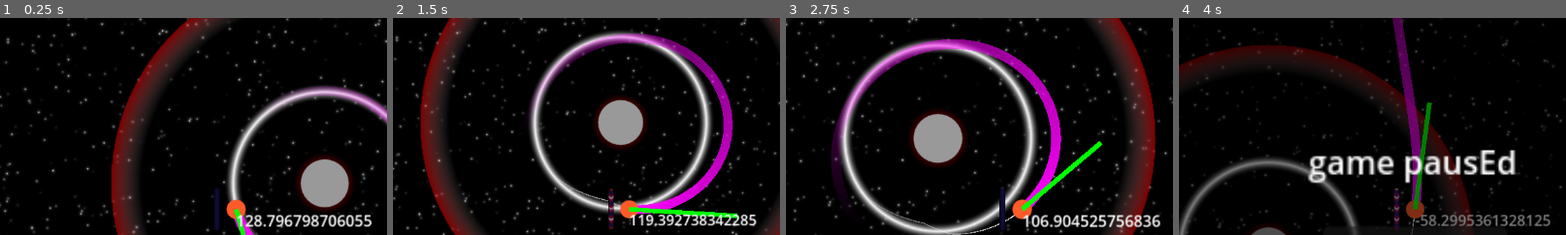
Above: before the commit, frames 1-4 (left to right).
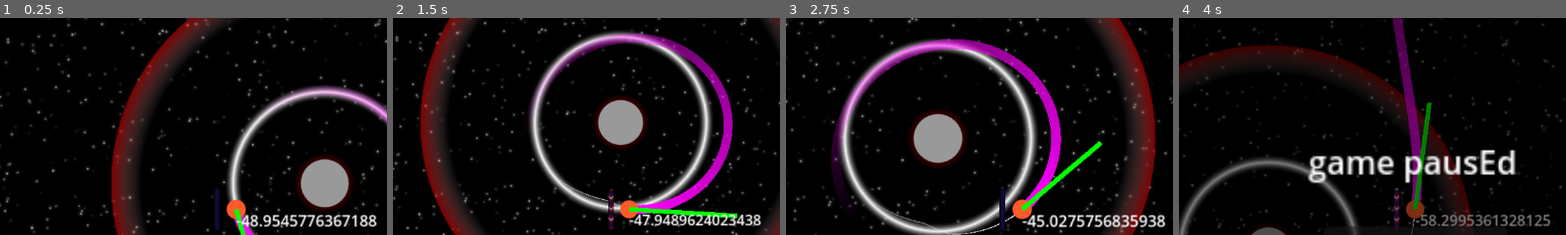
Above: after the commit, the same moments.

Repository: CrankGameDev/StuckInALoopGameJam
Game: Godot game, scene res://scene.tscn
The game is run twice, just before and just after one commit, with the same random seed, the same clock (stepped at 60 frames per second) and the same inputs.
Inputs (mouse positions are % of the whole screen's width and height, from its top left):
- Up to frame 1 (0.25 s): no input
- Up to frame 2 (1.5 s): tap Enter (ui_accept) at 0.5, 0.77 s; move the mouse to (72, 45) at 0.52 s; press the mouse at (72, 45) at 0.53 s; hold Right (ui_right) 0.53-1.28 s; move the mouse to (30, 55) at 1.27 s; release the mouse at (30, 55) at 1.28 s; hold Down (ui_down) from 1.28 s (still down); click (30, 55) at 1.35 s
- Up to frame 3 (2.75 s): tap Enter (ui_accept) at 1.52 s; release Down (ui_down) at 2 s; click "CONTINUE" at 2 s
- Up to frame 4 (4 s): move the mouse to (60, 28) at 2.77 s; press the mouse at (60, 28) at 2.78 s; hold Right (ui_right) 2.78-3.53 s; move the mouse to (45, 70) at 3.52 s; release the mouse at (45, 70) at 3.53 s; hold Up (ui_up) from 3.53 s (still down); click (45, 70) at 3.6 s; tap Enter (ui_accept) at 3.77 s
The pictures show only the part of the screen within x 20-69%, y 6-56%; the shares and areas given below are measured in that part.

The runs differ from the first frame. In frame 1, 1.6% of the frame differs, in the area x 60-98%, y 90-97%; in frame 2, 1.4%; in frame 3, 1.7%; in frame 4, nothing differs.

Commit message:
new: Added planet updating in the editor
- Adds setters for the planet properties, which call an update function
- Update function is called deferred (at the end of the frame) and only runs if a `_should_update` flag is `true`
- Most planet scene resources have `local_to_scene` set to `true` for automatic duplication

(Apologies for my editor formatter being so aggressive)

Diff:
--- a/planet.gd
+++ b/planet.gd
@@ -1,46 +1,73 @@
+@tool
 extends StaticBody2D
 
-@export var size: float = 10
-@export var gravity: float = 1
-@export var pull: float = 1
+@export var size: float = 10:
+	set(value):
+		size = value
+		_should_update = true
+		_update.call_deferred()
+
+@export var gravity: float = 1:
+	set(value):
+		gravity = value
+		_should_update = true
+		_update.call_deferred()
+
+@export var pull: float = 1:
+	set(value):
+		pull = value
+		_should_update = true
+		_update.call_deferred()
+
+
+# Signifies whether an update is necessary.
+# Deferred calls run at the end of the current frame,
+# which means if multiple properties are changed in one frame we can ensure
+# that the full update function only runs once by limiting it to when `_should_update` is true.
+var _should_update: bool = false
+
 
 # Called when the node enters the scene tree for the first time.
 func _ready() -> void:
-	$CollisionShape2D.shape = $CollisionShape2D.shape.duplicate()
+	_should_update = true
+	_update()
+
+
+func _update() -> void:
+	# Ensure only one update happens per frame.
+	if not _should_update:
+		return
+	_should_update = false
+
+	# Resources are duplicated automatically for each planet using `local_to_scene`
+
 	$CollisionShape2D.shape.radius = size
 	#$Panel.size = Vector2(size,size)
-	$Area2D/CollisionShape2D.shape = $Area2D/CollisionShape2D.shape.duplicate()
-	$Area2D/CollisionShape2D.shape.radius = size + (pull*200)
+	$Area2D/CollisionShape2D.shape.radius = size + (pull * 200)
 
 	print($Area2D/CollisionShape2D.shape.radius)
-	var diff:float = ($Area2D/CollisionShape2D.shape.radius-size)/$Area2D/CollisionShape2D.shape.radius
+	var diff: float = ($Area2D/CollisionShape2D.shape.radius - size) / $Area2D/CollisionShape2D.shape.radius
 	print(diff)
-	var rev:float = 1-diff
+	var rev: float = 1 - diff
 	print(rev)
 
-	$TextureRect.texture = $TextureRect.texture.duplicate()
-	$TextureRect.texture.width =$Area2D/CollisionShape2D.shape.radius*2
-	$TextureRect.texture.height =$Area2D/CollisionShape2D.shape.radius*2
+	$TextureRect.texture.width = $Area2D/CollisionShape2D.shape.radius * 2
+	$TextureRect.texture.height = $Area2D/CollisionShape2D.shape.radius * 2
 
 	var grad = Gradient.new()
 	grad.remove_point(1)
-	grad.add_point(0,Color(1,0,0,1))
-	grad.add_point(rev-0.01,Color(0,0,0,1))
-	grad.add_point(rev+0.01,Color(0,0,0,0))
-	grad.add_point(0.27,Color(0,0,0,0))
-	grad.add_point(0.3,Color(1,1,1,1))
-	grad.add_point(0.33,Color(0,0,0,0))
-	grad.add_point(0.6,Color(1,1,1,0))
-	grad.add_point(0.7,Color(1,0,0,0.5))
-	grad.add_point(0.701,Color(1,0.18,0.18,0))
+	grad.add_point(0, Color(1, 0, 0, 1))
+	grad.add_point(rev - 0.01, Color(0, 0, 0, 1))
+	grad.add_point(rev + 0.01, Color(0, 0, 0, 0))
+	grad.add_point(0.27, Color(0, 0, 0, 0))
+	grad.add_point(0.3, Color(1, 1, 1, 1))
+	grad.add_point(0.33, Color(0, 0, 0, 0))
+	grad.add_point(0.6, Color(1, 1, 1, 0))
+	grad.add_point(0.7, Color(1, 0, 0, 0.5))
+	grad.add_point(0.701, Color(1, 0.18, 0.18, 0))
 	#print(grad.get_point_count())
 	$TextureRect.texture.gradient = grad
 
 	#$TextureRect.position = Vector2($Area2D/CollisionShape2D.shape.radius,$Area2D/CollisionShape2D.shape.radius)
-	$PlanetPanel.size = Vector2(size*2,size*2)
-	$PlanetPanel.position = Vector2(-size,-size)
-
-
-# Called every frame. 'delta' is the elapsed time since the previous frame.
-func _process(delta: float) -> void:
-	pass
+	$PlanetPanel.size = Vector2(size * 2, size * 2)
+	$PlanetPanel.position = Vector2(-size, -size)
--- a/planet.tscn
+++ b/planet.tscn
@@ -2,14 +2,19 @@
 
 [ext_resource type="Script" path="res://planet.gd" id="1_3mj1e"]
 
-[sub_resource type="CircleShape2D" id="CircleShape2D_1qsaa"]
+[sub_resource type="CircleShape2D" id="CircleShape2D_0siqi"]
+resource_local_to_scene = true
 
-[sub_resource type="Gradient" id="Gradient_8wd4l"]
-offsets = PackedFloat32Array(0, 0.27, 0.3, 0.33, 0.6, 0.7, 0.701)
-colors = PackedColorArray(0, 0, 0, 1, 0, 0, 0, 0, 1, 1, 1, 1, 0, 0, 0, 0, 1, 1, 1, 0, 1, 0, 0, 0.501961, 1, 0.184314, 0.184314, 0)
+[sub_resource type="Gradient" id="Gradient_ia6re"]
+resource_local_to_scene = true
+offsets = PackedFloat32Array(0, 0, 0.037619, 0.057619, 0.27, 0.3, 0.33, 0.6, 0.7, 0.701)
+colors = PackedColorArray(0, 0, 0, 1, 1, 0, 0, 1, 0, 0, 0, 1, 0, 0, 0, 0, 0, 0, 0, 0, 1, 1, 1, 1, 0, 0, 0, 0, 1, 1, 1, 0, 1, 0, 0, 0.5, 1, 0.18, 0.18, 0)
 
-[sub_resource type="GradientTexture2D" id="GradientTexture2D_gljdo"]
-gradient = SubResource("Gradient_8wd4l")
+[sub_resource type="GradientTexture2D" id="GradientTexture2D_doi3m"]
+resource_local_to_scene = true
+gradient = SubResource("Gradient_ia6re")
+width = 420
+height = 420
 fill = 1
 fill_from = Vector2(0.5, 0.5)
 fill_to = Vector2(1, 1)
@@ -20,14 +25,15 @@
 corner_radius_bottom_right = 1024
 corner_radius_bottom_left = 1024
 
-[sub_resource type="CircleShape2D" id="CircleShape2D_5ukuw"]
-radius = 60.0
+[sub_resource type="CircleShape2D" id="CircleShape2D_i2kk5"]
+resource_local_to_scene = true
+radius = 210.0
 
 [node name="StaticBody2D" type="StaticBody2D"]
 script = ExtResource("1_3mj1e")
 
 [node name="CollisionShape2D" type="CollisionShape2D" parent="."]
-shape = SubResource("CircleShape2D_1qsaa")
+shape = SubResource("CircleShape2D_0siqi")
 
 [node name="TextureRect" type="TextureRect" parent="."]
 anchors_preset = 8
@@ -41,7 +47,7 @@
 offset_bottom = 60.0
 grow_horizontal = 2
 grow_vertical = 2
-texture = SubResource("GradientTexture2D_gljdo")
+texture = SubResource("GradientTexture2D_doi3m")
 
 [node name="PlanetPanel" type="Panel" parent="."]
 anchors_preset = 8
@@ -61,4 +67,4 @@
 collision_mask = 2
 
 [node name="CollisionShape2D" type="CollisionShape2D" parent="Area2D"]
-shape = SubResource("CircleShape2D_5ukuw")
+shape = SubResource("CircleShape2D_i2kk5")
